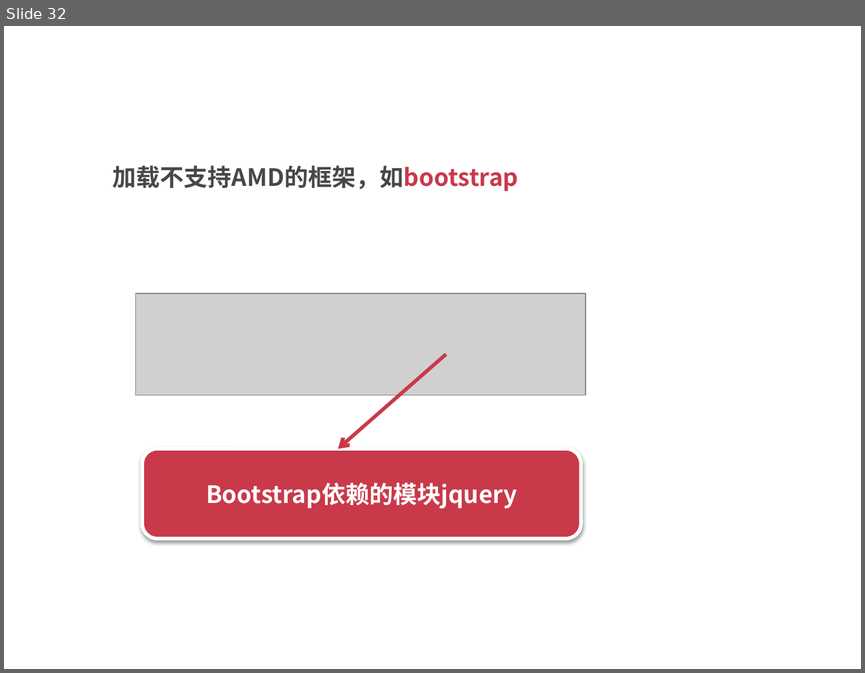
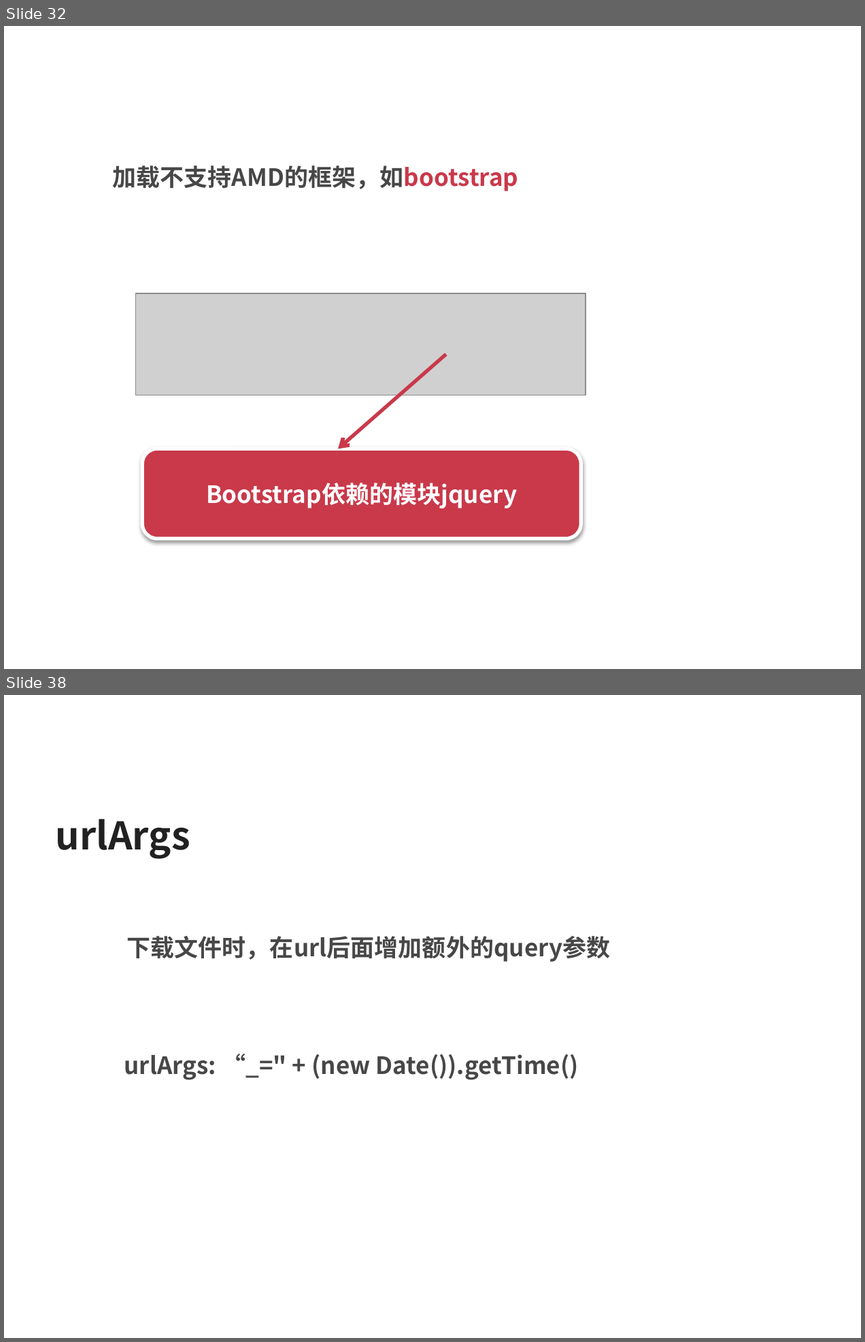
Before and after one commit to silvajs/lecturer, a slide deck: requirejs/doc/requirejs.pptx. Shown one above the other, each under a label of ours: slide 32 before the commit, slides 32 and 38 after it; the slides between them are not shown. The pictures are 865x673 and 865x1342 pixels, drawn with LibreOffice and Linux fonts; fonts in the diff are those of the drawing; grey boxes stand for pictures. Boxes give left, top, right and bottom in pixels: in the first picture for what was removed or moved away, otherwise in the second. Text is boxed around its words. In the diff, an @@ line names an element or a change of style, - is before the commit and + after.

```diff
--- a/requirejs/doc/requirejs.pptx
+++ b/requirejs/doc/requirejs.pptx
@@ slide 38 added at <box>4,695,861,1338</box>, background #FFFFFF @@
@@ text added at <box>55,819,190,859</box>, 32 pt, text #212121, bold @@
+urlArgs
@@ text added at <box>127,936,611,962</box>, 20 pt, text #474747, bold @@
+  下载文件时，在url后面增加额外的query参数
@@ text added at <box>124,1054,579,1080</box>, 20 pt, text #474747, bold @@
+  urlArgs: “_=" + (new Date()).getTime()
```
Also in this commit, not shown: 6 other slides added, 1 other file.
